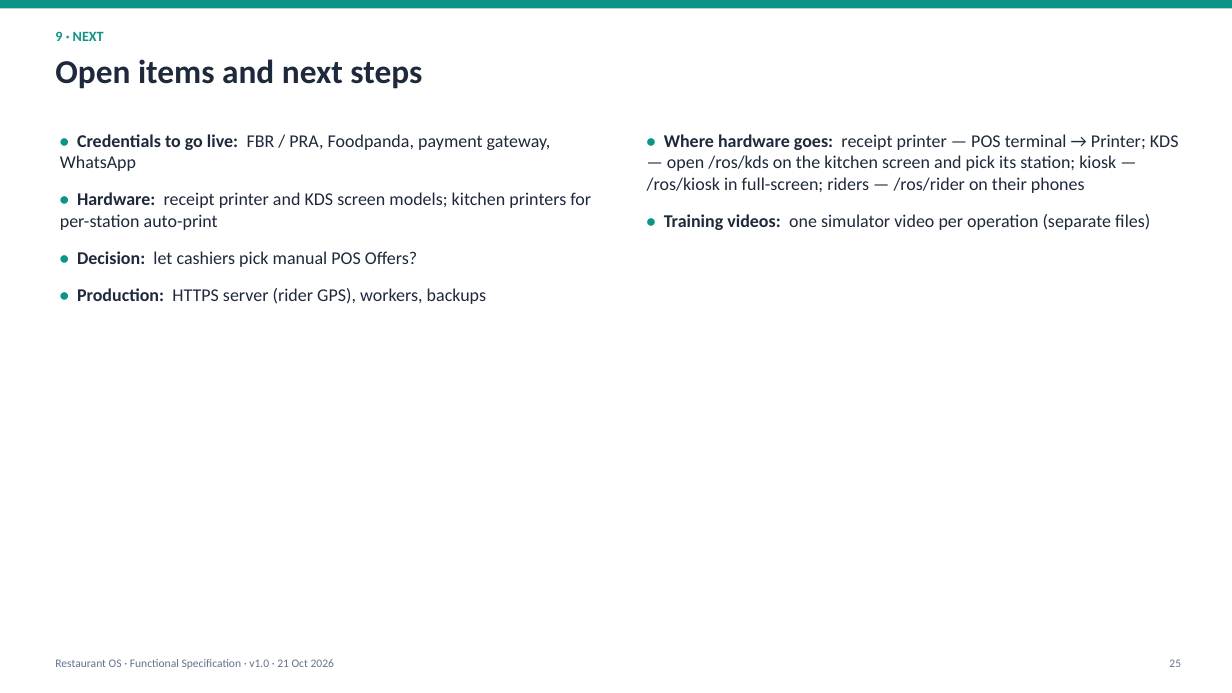
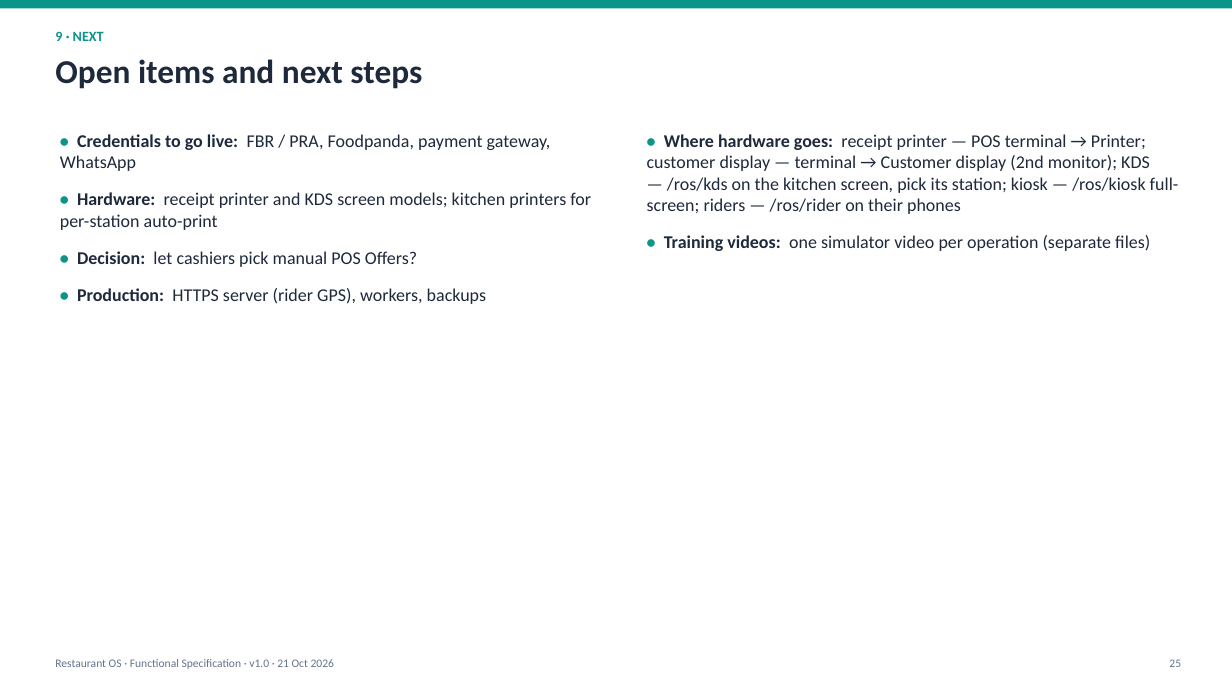
Before and after one commit to maqmalak/restaurant_os, a slide deck: slide 25 of docs/Restaurant_OS_FSD.pptx. Drawn at 1232x693 pixels with LibreOffice and Linux fonts; fonts in the diff are those of the drawing. Boxes give left, top, right and bottom in pixels: in the first picture for what was removed or moved away, otherwise in the second. Text is boxed around its words. In the diff, an @@ line names an element or a change of style, - is before the commit and + after.

```diff
--- a/docs/Restaurant_OS_FSD.pptx
+++ b/docs/Restaurant_OS_FSD.pptx
@@ text at box(647, 134, 1179, 214): text changed @@
-• Where hardware goes: receipt printer — POS terminal → Printer; KDS — open /ros/kds on the kitchen screen and pick its station; kiosk — /ros/kiosk in full-screen; riders — /ros/rider on their phones
+• Where hardware goes: receipt printer — POS terminal → Printer; customer display — terminal → Customer display (2nd monitor); KDS — /ros/kds on the kitchen screen, pick its station; kiosk — /ros/kiosk full-screen; riders — /ros/rider on their phones
```
Also in this commit, not shown: 5 other slides changed, 1 other file.
